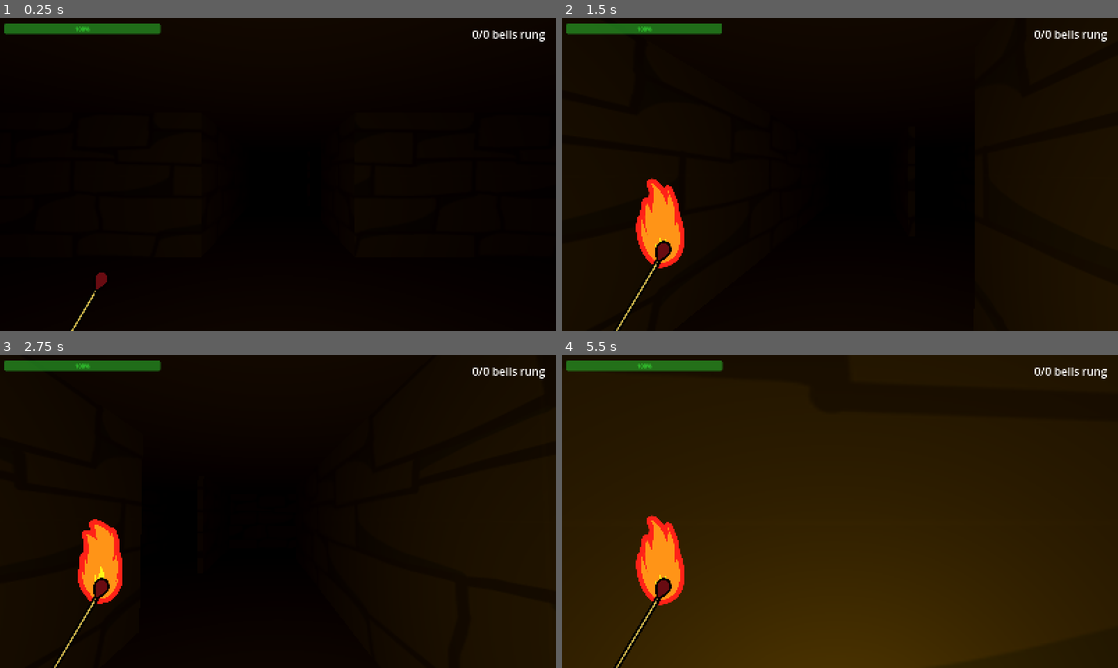
Above: before the commit, frames 1-4 (two rows, left to right).
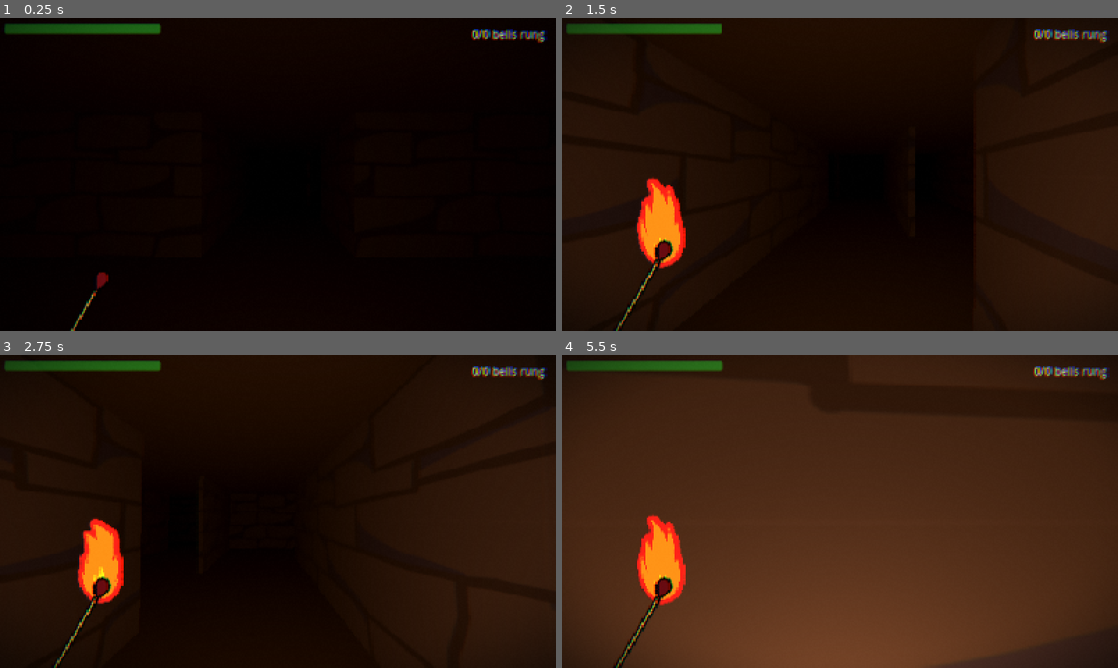
Above: after the commit, the same moments.

Repository: AvenirTheArtist/MazeGame
Game: Godot game, scene res://maps/maze_level.tscn
Two runs of this game, one before a commit and one after it. Both use one fixed random seed, a clock stepped at 60 frames per second and the inputs below.
Inputs (mouse positions are in pixels of both pictures, inside the frame that each line leads up to):
- Up to frame 1 (0.25 s): no input
- Up to frame 2 (1.5 s): tap Enter (ui_accept) at 0.5, 0.6, 0.77, 1.07 s; move the mouse to (867, 174) at 0.52 s; hold W (forward) from 0.53 s (still down); move the mouse to (812, 174) at 1.27 s; tap Shift (sprint) at 1.35 s
- Up to frame 3 (2.75 s): keep holding W (forward); tap Enter (ui_accept) at 1.52, 1.55, 1.82, 2.1 s; move the mouse to (289, 505) at 2.02 s
- Up to frame 4 (5.5 s): keep holding W (forward); move the mouse to (834, 517) at 2.77 s; tap Shift (sprint) at 2.85, 4.35 s; tap Enter (ui_accept) at 3.02, 3.05, 3.32, 3.6, 3.77, 4.07, 4.52, 4.55, 4.82, 5.1 s; move the mouse to (878, 514) at 3.52 s; move the mouse to (795, 508) at 4.27 s; move the mouse to (845, 511) at 5.02 s

The runs differ from the first frame. In frame 1, 1.1% of the frame differs, in the area x 0-99%, y 1-100%; in frame 2, 1.6%; in frame 3, 1.6%; in frame 4, 77%, in the area x 0-100%, y 0-100%.

Commit message:
shaders + visual tweaks

Diff:
--- /dev/null
+++ b/camera_pixelated.gdshader
@@ -0,0 +1,107 @@
+shader_type spatial;
+render_mode unshaded;
+
+// MIT License. Made by Leo Peltola
+// Inspired by https://threejs.org/examples/webgl_postprocessing_pixel.html
+
+uniform sampler2D DEPTH_TEXTURE : hint_depth_texture, filter_linear_mipmap;
+uniform sampler2D SCREEN_TEXTURE : hint_screen_texture, filter_linear_mipmap;
+uniform sampler2D NORMAL_TEXTURE : hint_normal_roughness_texture, filter_nearest;
+
+uniform bool shadows_enabled = true;
+uniform bool highlights_enabled = true;
+uniform float shadow_strength : hint_range(0.0, 1.0, 0.01) = 0.4;
+uniform float highlight_strength : hint_range(0.0, 1.0, 0.01) = 0.1;
+uniform vec3 highlight_color : source_color = vec3(1.);
+uniform vec3 shadow_color : source_color = vec3(0.0);
+
+varying mat4 model_view_matrix;
+
+
+float getDepth(vec2 screen_uv, sampler2D depth_texture, mat4 inv_projection_matrix){
+//	Credit: https://godotshaders.com/shader/depth-modulated-pixel-outline-in-screen-space/
+	float raw_depth = texture(depth_texture, screen_uv)[0];
+	vec3 normalized_device_coordinates = vec3(screen_uv * 2.0 - 1.0, raw_depth);
+    vec4 view_space = inv_projection_matrix * vec4(normalized_device_coordinates, 1.0);
+	view_space.xyz /= view_space.w;
+	return -view_space.z;
+}
+
+vec3 getPos(float depth, mat4 mvm, mat4 ipm, vec2 suv, mat4 wm, mat4 icm){
+  vec4 pos = inverse(mvm) * ipm * vec4((suv * 2.0 - 1.0), depth * 2.0 - 1.0, 1.0);
+  pos.xyz /= (pos.w+0.0001*(1.-abs(sign(pos.w))));
+  return (pos*icm).xyz+wm[3].xyz;
+}
+
+float normalIndicator(vec3 normalEdgeBias, vec3 baseNormal, vec3 newNormal, float depth_diff){
+	// Credit: https://threejs.org/examples/webgl_postprocessing_pixel.html
+	float normalDiff = dot(baseNormal - newNormal, normalEdgeBias);
+	float normalIndicator = clamp(smoothstep(-.01, .01, normalDiff), 0.0, 1.0);
+	float depthIndicator = clamp(sign(depth_diff * .25 + .0025), 0.0, 1.0);
+	return (1.0 - dot(baseNormal, newNormal)) * depthIndicator * normalIndicator;
+}
+
+void vertex(){
+    model_view_matrix = VIEW_MATRIX * mat4(INV_VIEW_MATRIX[0], INV_VIEW_MATRIX[1], INV_VIEW_MATRIX[2], MODEL_MATRIX[3]);
+}
+
+void fragment() {
+	vec2 e = vec2(1./VIEWPORT_SIZE.xy);
+
+//	Shadows
+	float depth_diff = 0.0;
+	float neg_depth_diff = .5;
+	if (shadows_enabled) {
+		float depth = getDepth(SCREEN_UV, DEPTH_TEXTURE, INV_PROJECTION_MATRIX);
+		float du = getDepth(SCREEN_UV+vec2(0., -1.)*e, DEPTH_TEXTURE, INV_PROJECTION_MATRIX);
+		float dr = getDepth(SCREEN_UV+vec2(1., 0.)*e, DEPTH_TEXTURE, INV_PROJECTION_MATRIX);
+		float dd = getDepth(SCREEN_UV+vec2(0., 1.)*e, DEPTH_TEXTURE, INV_PROJECTION_MATRIX);
+		float dl = getDepth(SCREEN_UV+vec2(-1., 0.)*e, DEPTH_TEXTURE, INV_PROJECTION_MATRIX);
+		depth_diff += clamp(du - depth, 0., 1.);
+		depth_diff += clamp(dd - depth, 0., 1.);
+		depth_diff += clamp(dr - depth, 0., 1.);
+		depth_diff += clamp(dl - depth, 0., 1.);
+		neg_depth_diff += depth - du;
+		neg_depth_diff += depth - dd;
+		neg_depth_diff += depth - dr;
+		neg_depth_diff += depth - dl;
+		neg_depth_diff = clamp(neg_depth_diff, 0., 1.);
+		neg_depth_diff = clamp(smoothstep(0.5, 0.5, neg_depth_diff)*10., 0., 1.);
+		depth_diff = smoothstep(0.2, 0.3, depth_diff);
+//		ALBEDO = vec3(neg_depth_diff);
+	}
+
+//	Highlights
+	float normal_diff = 0.;
+	if (highlights_enabled) {
+		vec3 normal = texture(NORMAL_TEXTURE, SCREEN_UV).rgb * 2.0 - 1.0;
+		vec3 nu = texture(NORMAL_TEXTURE, SCREEN_UV+vec2(0., -1.)*e).rgb * 2.0 - 1.0;
+		vec3 nr = texture(NORMAL_TEXTURE, SCREEN_UV+vec2(1., 0.)*e).rgb * 2.0 - 1.0;
+		vec3 nd = texture(NORMAL_TEXTURE, SCREEN_UV+vec2(0., 1.)*e).rgb * 2.0 - 1.0;
+		vec3 nl = texture(NORMAL_TEXTURE, SCREEN_UV+vec2(-1., 0.)*e).rgb * 2.0 - 1.0;
+		vec3 normal_edge_bias = (vec3(1., 1., 1.));
+		normal_diff += normalIndicator(normal_edge_bias, normal, nu, depth_diff);
+		normal_diff += normalIndicator(normal_edge_bias, normal, nr, depth_diff);
+		normal_diff += normalIndicator(normal_edge_bias, normal, nd, depth_diff);
+		normal_diff += normalIndicator(normal_edge_bias, normal, nl, depth_diff);
+		normal_diff = smoothstep(0.2, 0.8, normal_diff);
+		normal_diff = clamp(normal_diff-neg_depth_diff, 0., 1.);
+//		ALBEDO = vec3(normal_diff);
+	}
+
+
+	vec3 original_color = texture(SCREEN_TEXTURE, SCREEN_UV).rgb;
+	vec3 final_highlight_color = mix(original_color, highlight_color, highlight_strength);
+	vec3 final_shadow_color = mix(original_color, shadow_color, shadow_strength);
+	vec3 final = original_color;
+	if (highlights_enabled) {
+		final = mix(final, final_highlight_color, normal_diff);
+	}
+	if (shadows_enabled) {
+		final = mix(final, final_shadow_color, depth_diff);
+	}
+	ALBEDO = final;
+
+	float alpha_mask = depth_diff * float(shadows_enabled) + normal_diff * float(highlights_enabled);
+	ALPHA = clamp((alpha_mask) * 5., 0., 1.);
+}
--- /dev/null
+++ b/gui_pixelated.gdshader
@@ -0,0 +1,79 @@
+shader_type canvas_item;
+
+// PSX crunch messes up your screen real good
+uniform sampler2D SCREEN_TEXTURE : hint_screen_texture, filter_nearest;
+
+// rez controls - don't push too high or it'll look clean we don't want that lol
+uniform int resolution_x = 320; // psx standard
+uniform int resolution_y = 240;
+uniform int color_bit_depth = 4; // 16 colors per channel feels right
+uniform float dither_strength = 0.03; // grain to hide banding
+
+// jitter section - this is where the magic happens
+uniform float jitter_amount = 0.008;
+uniform float jitter_speed = 1.2;
+uniform float jitter_frequency = 180.0;
+
+// chromatic mess & vignette
+uniform float chromatic_aberration_strength : hint_range(0.0, 0.1) = 0.015;
+uniform float vignette_strength : hint_range(0.0, 1.0) = 0.8;
+uniform float vignette_radius : hint_range(0.0, 2.0) = 0.9;
+
+float hash(vec2 p){
+    return fract(sin(dot(p, vec2(127.1, 311.7))) * 43758.5453123);
+}
+
+vec2 psx_jitter(vec2 uv){
+    float t = floor(TIME * jitter_speed * 8.0) / 8.0; // snap time
+
+    // horizontal shake per scanline
+    float h_shake = hash(vec2(floor(uv.y * jitter_frequency), t)) - 0.5;
+    h_shake *= jitter_amount * 0.75;
+
+    // vertical wobble
+    float v_shake = hash(vec2(floor(uv.x * jitter_frequency * 0.4), t)) - 0.5;
+    v_shake *= jitter_amount * 0.35;
+
+    // micro-shake for crunchy feel
+    float micro = hash(uv * 600.0 + t) - 0.5;
+    micro *= jitter_amount * 0.1;
+
+    return uv + vec2(h_shake + micro, v_shake + micro);
+}
+
+void fragment(){
+    // snap to pixel grid
+    vec2 px = vec2(1.0 / float(resolution_x), 1.0 / float(resolution_y));
+    vec2 uv = floor(SCREEN_UV / px) * px + px * 0.5;
+
+    uv = psx_jitter(uv); // apply that sweet jitter
+
+    vec3 col;
+    if(chromatic_aberration_strength > 0.001){
+        vec2 offset = (uv - 0.5) * chromatic_aberration_strength;
+        col.r = texture(SCREEN_TEXTURE, uv + offset).r;
+        col.g = texture(SCREEN_TEXTURE, uv).g;
+        col.b = texture(SCREEN_TEXTURE, uv - offset).b;
+    }else{
+        col = texture(SCREEN_TEXTURE, uv).rgb;
+    }
+
+    // crush colors
+    float levels = pow(2.0, float(color_bit_depth));
+    col = floor(col * levels) / levels;
+
+    // vignette
+    if(vignette_strength > 0.0){
+        float dist = distance(SCREEN_UV, vec2(0.5));
+        float vignette = 1.0 - vignette_strength * smoothstep(vignette_radius * 0.5, vignette_radius, dist);
+        col *= vignette;
+    }
+
+    // dither noise
+    if(dither_strength > 0.0){
+        float noise = hash(SCREEN_UV * 80.0 + floor(TIME * 50.0));
+        col += (noise - 0.5) * dither_strength;
+    }
+
+    COLOR = vec4(col, 1.0);
+}
--- /dev/null
+++ b/pixelated_2.gdshader
@@ -0,0 +1,13 @@
+shader_type spatial;
+render_mode unshaded;
+uniform sampler2D screen_texture: hint_screen_texture;
+uniform float pixel_size: hint_range(0.0, 100.0, 2.0) = 8.0;
+
+void fragment() {
+	// Called for every pixel the material is visible on.
+	vec2 tex_size = vec2(textureSize(screen_texture, 0));
+	vec2 pixel_count = tex_size / pixel_size;
+	vec2 pixelated_uv = floor(SCREEN_UV * pixel_count) / pixel_count;
+	vec4 color = texture(screen_texture, pixelated_uv);
+	ALBEDO = color.rgb;
+}
--- a/player_stuff/gui.tscn
+++ b/player_stuff/gui.tscn
@@ -5,6 +5,7 @@
 [ext_resource type="Texture2D" uid="uid://cn147efb2m4d3" path="res://images/firesprite.png" id="3_a72ct"]
 [ext_resource type="Script" uid="uid://dud7j7dedy5td" path="res://scripts/matchstickgui.gd" id="3_fldqh"]
 [ext_resource type="Texture2D" uid="uid://dslrupb447ixa" path="res://images/burntmatchstick.png" id="4_6uk0c"]
+[ext_resource type="Shader" uid="uid://c7w2wwk2il3nn" path="res://gui_pixelated.gdshader" id="6_y0ual"]
 
 [sub_resource type="Animation" id="Animation_y0ual"]
 length = 0.001
@@ -95,6 +96,19 @@
 "speed": 4.0
 }]
 
+[sub_resource type="ShaderMaterial" id="ShaderMaterial_fffk0"]
+shader = ExtResource("6_y0ual")
+shader_parameter/resolution_x = 320
+shader_parameter/resolution_y = 240
+shader_parameter/color_bit_depth = 8
+shader_parameter/dither_strength = 0.01
+shader_parameter/jitter_amount = 0.001
+shader_parameter/jitter_speed = 1.2
+shader_parameter/jitter_frequency = 180.0
+shader_parameter/chromatic_aberration_strength = 0.0050000002375
+shader_parameter/vignette_strength = 0.8
+shader_parameter/vignette_radius = 0.9
+
 [node name="gui" type="Control" unique_id=844792369]
 layout_mode = 3
 anchors_preset = 15
@@ -127,6 +141,7 @@
 offset_top = 16.0
 offset_right = 462.0
 offset_bottom = 46.0
+show_percentage = false
 
 [node name="topright" type="Control" parent="." unique_id=56690247]
 layout_mode = 1
@@ -193,5 +208,13 @@
 wait_time = 5.0
 one_shot = true
 
-[connection signal="animation_finished" from="bottomleft/matchstickgui/fireanim" to="bottomleft/matchstickgui" method="_on_fireanim_animation_finished"]
+[node name="ColorRect" type="ColorRect" parent="." unique_id=885447942]
+material = SubResource("ShaderMaterial_fffk0")
+layout_mode = 1
+anchors_preset = 15
+anchor_right = 1.0
+anchor_bottom = 1.0
+grow_horizontal = 2
+grow_vertical = 2
+
 [connection signal="timeout" from="bottomleft/matchstickgui/burnouttimer" to="bottomleft/matchstickgui" method="_on_burnouttimer_timeout"]
--- a/player_stuff/player.tscn
+++ b/player_stuff/player.tscn
@@ -2,6 +2,16 @@
 
 [ext_resource type="Script" uid="uid://bdqok8eh5tmtn" path="res://scripts/player.gd" id="1_t7sdc"]
 [ext_resource type="PackedScene" uid="uid://2ywcafmf5l5v" path="res://player_stuff/gui.tscn" id="2_fp3om"]
+[ext_resource type="Shader" uid="uid://dch6x6e0sxac8" path="res://pixelated_2.gdshader" id="2_gcccv"]
+
+[sub_resource type="Compositor" id="Compositor_43wku"]
+
+[sub_resource type="PlaneMesh" id="PlaneMesh_43wku"]
+
+[sub_resource type="ShaderMaterial" id="ShaderMaterial_ajkmv"]
+render_priority = 0
+shader = ExtResource("2_gcccv")
+shader_parameter/pixel_size = 8.0
 
 [sub_resource type="CapsuleShape3D" id="CapsuleShape3D_fp3om"]
 radius = 0.3540039
@@ -14,6 +24,14 @@
 transform = Transform3D(1, 0, 0, 0, 1, 0, 0, 0, 1, 0, 0.4341842, 0)
 
 [node name="Camera3D" type="Camera3D" parent="head" unique_id=467861943]
+compositor = SubResource("Compositor_43wku")
+current = true
+
+[node name="MeshInstance3D" type="MeshInstance3D" parent="head/Camera3D" unique_id=1864048614]
+transform = Transform3D(1, 0, 0, 0, -4.371139e-08, -1, 0, 1, -4.371139e-08, 0, 0, -0.1)
+visible = false
+mesh = SubResource("PlaneMesh_43wku")
+surface_material_override/0 = SubResource("ShaderMaterial_ajkmv")
 
 [node name="interact_ray" type="RayCast3D" parent="head" unique_id=290034765]
 target_position = Vector3(0, 0, -3)
@@ -26,6 +44,6 @@
 debug_color = Color(0, 0.6, 1, 1)
 
 [node name="OmniLight3D" type="OmniLight3D" parent="." unique_id=1321660507]
-light_color = Color(0.9098039, 0.60784316, 0, 1)
+light_color = Color(0.95, 0.534375, 0.2375, 1)
 omni_range = 35.0
 omni_attenuation = 1.15
--- a/scripts/gui.gd
+++ b/scripts/gui.gd
@@ -11,7 +11,7 @@
 	"bells": $topright/bells_collected
 }
 @onready var bottomleft = {
-	"matchstick": $bottomleft/matchstick
+	"matchstick": $bottomleft/matchstickgui
 }
 
 func _process(_delta: float) -> void:
--- a/scripts/matchstickgui.gd
+++ b/scripts/matchstickgui.gd
@@ -20,7 +20,7 @@
 func _ready() -> void:
 	animplayer.play("matchcomingup")
 
-func _process(delta: float) -> void:
+func _process(_delta: float) -> void:
 	if Input.is_action_just_pressed("ui_accept"):
 		start_burning()
 
@@ -41,9 +41,10 @@
 			fireanim.play("empty")
 			texture = null
 
-func start_burning():
+func start_burning() -> void:
 	if Global.player.matchstick_amount <= 0:
 		return
+	Global.player.change_lantern_brightness(2.5)
 	burnouttimer.start(matchstick_health)
 	current_stage = stages.LIT
 	burning = true
@@ -52,7 +53,8 @@
 	await fireanim.animation_finished
 	fireanim.play("animatedfire")
 
-func burnout():
+func burnout() -> void:
+	Global.player.change_lantern_brightness(1.0)
 	burning = false
 	current_stage = stages.NONE
 	fireanim.play("empty")
--- a/scripts/player.gd
+++ b/scripts/player.gd
@@ -22,6 +22,7 @@
 var matchstick_amount: int = 2
 
 @onready var head = $head
+@onready var light_lantern = $OmniLight3D
 
 func _ready() -> void:
 	Global.player = self
@@ -71,8 +72,8 @@
 		head.rotation.x = clamp(head.rotation.x, deg_to_rad(-90), deg_to_rad(90))
 
 
-func change_lantern(value: float) -> void:
-	pass
+func change_lantern_brightness(value: float) -> void:
+	light_lantern.light_energy = value
 
 
 func take_damage(damage_taken: float) -> void:
Not shown, added: camera_pixelated.gdshader.uid
Not shown, added: gui_pixelated.gdshader.uid
Not shown, added: pixelated_2.gdshader.uid
